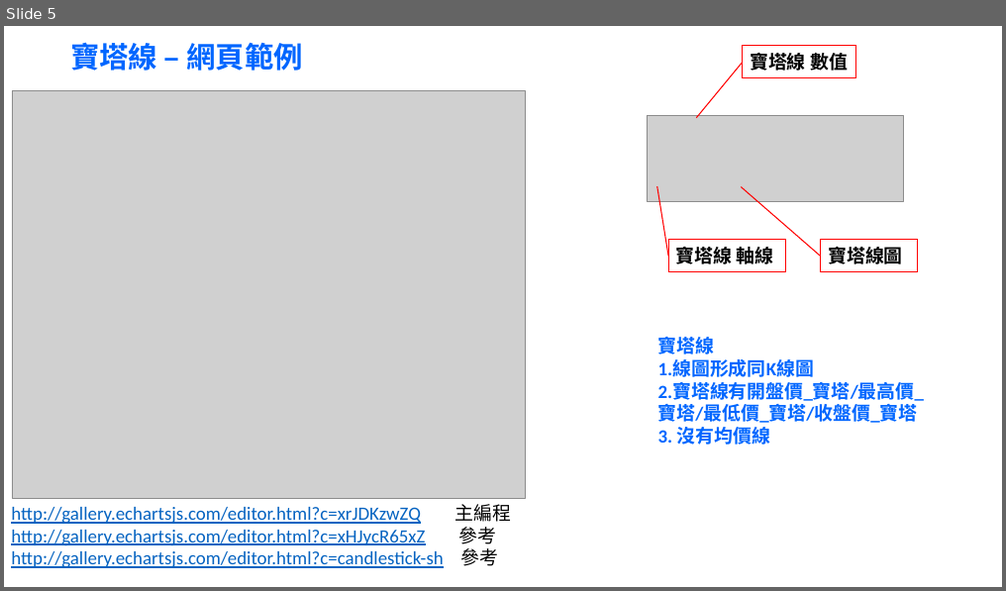
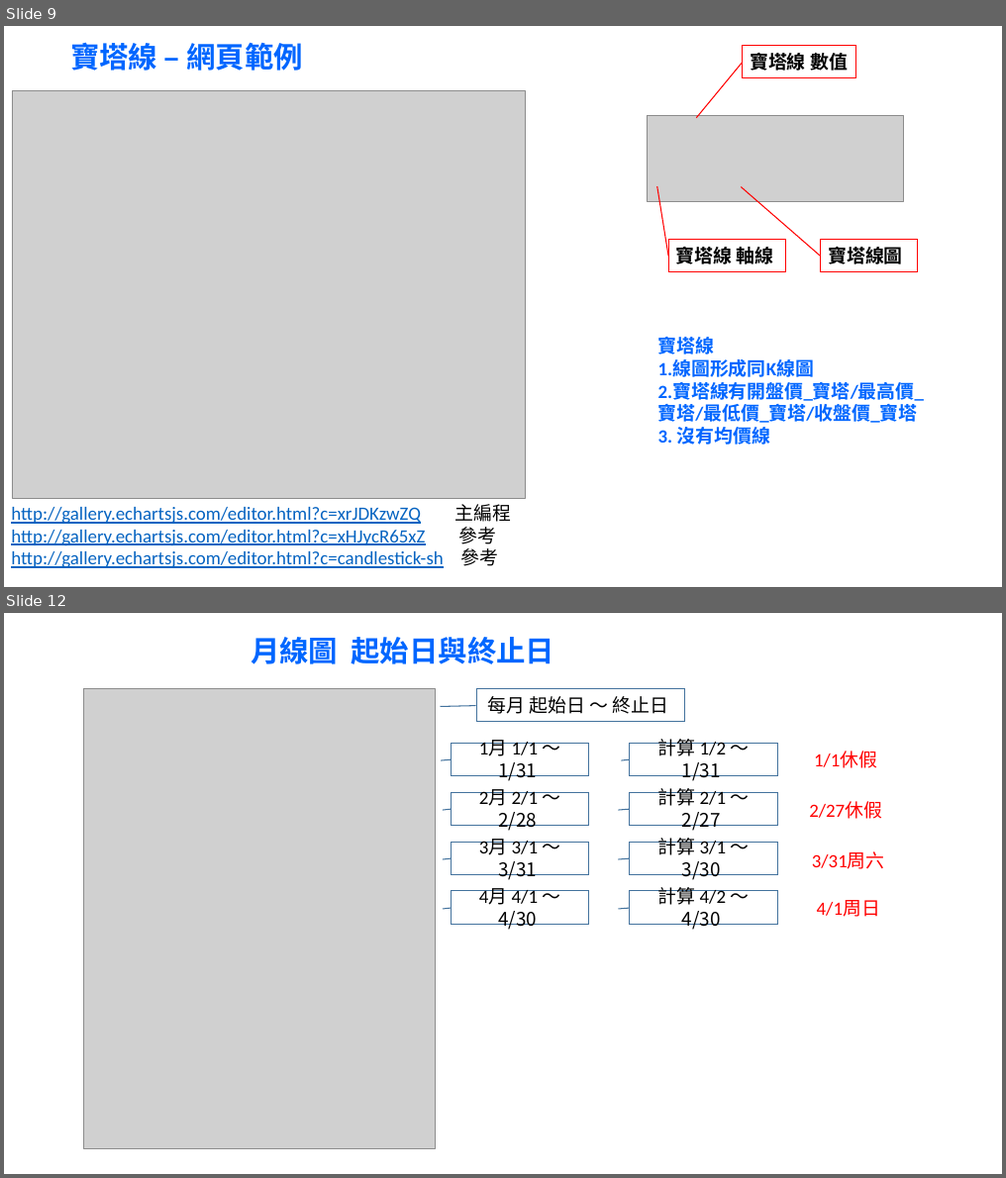
Before and after one commit to zhaoxunyong/stock-webapp.bak, a slide deck: docs/曲線圖形範例---網站範例.pptx. Shown one above the other, each under a label of ours: slide 5 before the commit, slides 9 and 12 after it; the slides between them are not shown. The pictures are 1006x591 and 1006x1178 pixels, drawn with LibreOffice and Linux fonts; fonts in the diff are those of the drawing; grey boxes stand for pictures. Boxes give left, top, right and bottom in pixels: in the first picture for what was removed or moved away, otherwise in the second. Text is boxed around its words. In the diff, an @@ line names an element or a change of style, - is before the commit and + after.

```diff
--- a/docs/曲線圖形範例---網站範例.pptx
+++ b/docs/曲線圖形範例---網站範例.pptx
@@ slide 12 added at [4,613,1002,1174], background #FFFFFF @@
@@ group added at [83,637,898,1149]: 9 border callouts, 4 rectangles, 1 picture, 1 text @@
+每月 起始日 〜 終止日
+1月 1/1 〜 1/31
+計算 1/2 〜 1/31
+2月 2/1 〜 2/28
+計算 2/1 〜 2/27
+2/27休假
+3月 3/1 〜 3/31
+計算 3/1 〜 3/30
+4月 4/1 〜 4/30
+計算 4/2 〜 4/30
+1/1休假
+3/31周六
+4/1周日
+月線圖 起始日與終止日
@@ what was slide 5 is now slide 9 @@
```
Also in this commit, not shown: 9 other slides added, 1 slide removed, 3 other files.
